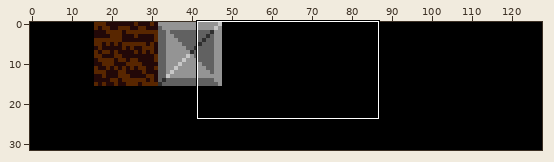
A sprite sheet gets an edit: Minge2022Summer/App/blocks.png. The picture above shows the old version from afar; the outline marks the close-up.
Close-up. The starting point:
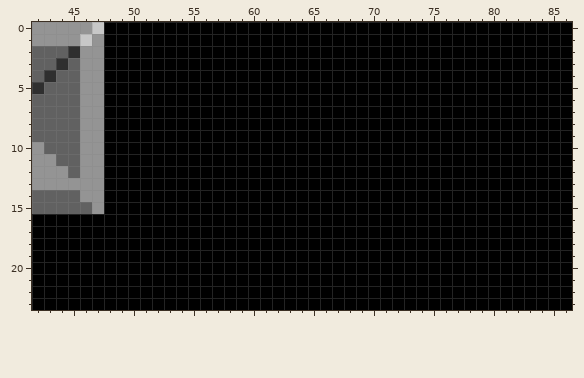
The file is 128x32 pixels. Shown: x 42..86, y 0..23.
New version:
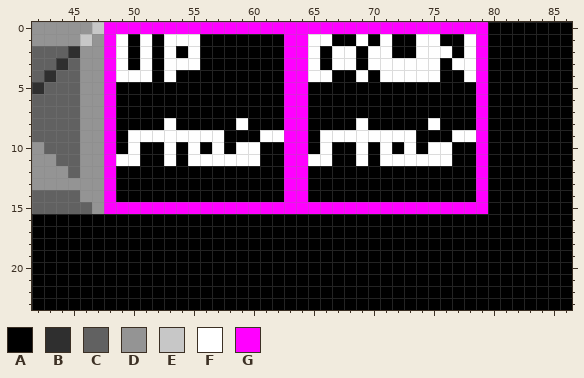
Palette (. is transparent): A #000000  B #2f2f2f  C #616161  D #949494  E #c7c7c7  F #ffffff  G #ff00ff
From old to new:
@@ x 42..86 @@
- 0 DDDDDEAAAAAAAAAAAAAAAAAAAAAAAAAAAAAAAAAAAAAAA
- 1 DDDDEDAAAAAAAAAAAAAAAAAAAAAAAAAAAAAAAAAAAAAAA
- 2 CCCBDDAAAAAAAAAAAAAAAAAAAAAAAAAAAAAAAAAAAAAAA
- 3 CCBCDDAAAAAAAAAAAAAAAAAAAAAAAAAAAAAAAAAAAAAAA
- 4 CBCCDDAAAAAAAAAAAAAAAAAAAAAAAAAAAAAAAAAAAAAAA
- 5 BCCCDDAAAAAAAAAAAAAAAAAAAAAAAAAAAAAAAAAAAAAAA
- 6 CCCCDDAAAAAAAAAAAAAAAAAAAAAAAAAAAAAAAAAAAAAAA
- 7 CCCCDDAAAAAAAAAAAAAAAAAAAAAAAAAAAAAAAAAAAAAAA
- 8 CCCCDDAAAAAAAAAAAAAAAAAAAAAAAAAAAAAAAAAAAAAAA
- 9 CCCCDDAAAAAAAAAAAAAAAAAAAAAAAAAAAAAAAAAAAAAAA
-10 DCCCDDAAAAAAAAAAAAAAAAAAAAAAAAAAAAAAAAAAAAAAA
-11 DDCCDDAAAAAAAAAAAAAAAAAAAAAAAAAAAAAAAAAAAAAAA
-12 DDDCDDAAAAAAAAAAAAAAAAAAAAAAAAAAAAAAAAAAAAAAA
-13 DDDDDDAAAAAAAAAAAAAAAAAAAAAAAAAAAAAAAAAAAAAAA
-14 CCCCDDAAAAAAAAAAAAAAAAAAAAAAAAAAAAAAAAAAAAAAA
-15 CCCCCDAAAAAAAAAAAAAAAAAAAAAAAAAAAAAAAAAAAAAAA
+ 0 DDDDDEGGGGGGGGGGGGGGGGGGGGGGGGGGGGGGGGAAAAAAA
+ 1 DDDDEDGFAFAFFFAAAAAAAGGFFAAFAFAAFFAAFGAAAAAAA
+ 2 CCCBDDGFAFAFAFAAAAAAAGGFAFFAFFAAFFFAFGAAAAAAA
+ 3 CCBCDDGFAFAFFFAAAAAAAGGFAFFAFFFFFFAFFGAAAAAAA
+ 4 CBCCDDGFFFAFAAAAAAAAAGGFFAAFAFFFFFAAFGAAAAAAA
+ 5 BCCCDDGAAAAAAAAAAAAAAGGAAAAAAAAAAAAAAGAAAAAAA
+ 6 CCCCDDGAAAAAAAAAAAAAAGGAAAAAAAAAAAAAAGAAAAAAA
+ 7 CCCCDDGAAAAAAAAAAAAAAGGAAAAAAAAAAAAAAGAAAAAAA
+ 8 CCCCDDGAAAAFAAAAAFAAAGGAAAAFAAAAAFAAAGAAAAAAA
+ 9 CCCCDDGAFFFFFFFFAAAFFGGAFFFFFFFFAAAFFGAAAAAAA
+10 DCCCDDGAFAAFAFAFAFFAAGGAFAAFAFAFAFFAAGAAAAAAA
+11 DDCCDDGFFAAFAFFFFFFAAGGFFAAFAFFFFFFAAGAAAAAAA
+12 DDDCDDGAAAAAAAAAAAAAAGGAAAAAAAAAAAAAAGAAAAAAA
+13 DDDDDDGAAAAAAAAAAAAAAGGAAAAAAAAAAAAAAGAAAAAAA
+14 CCCCDDGAAAAAAAAAAAAAAGGAAAAAAAAAAAAAAGAAAAAAA
+15 CCCCCDGGGGGGGGGGGGGGGGGGGGGGGGGGGGGGGGAAAAAAA
 16 AAAAAAAAAAAAAAAAAAAAAAAAAAAAAAAAAAAAAAAAAAAAA
